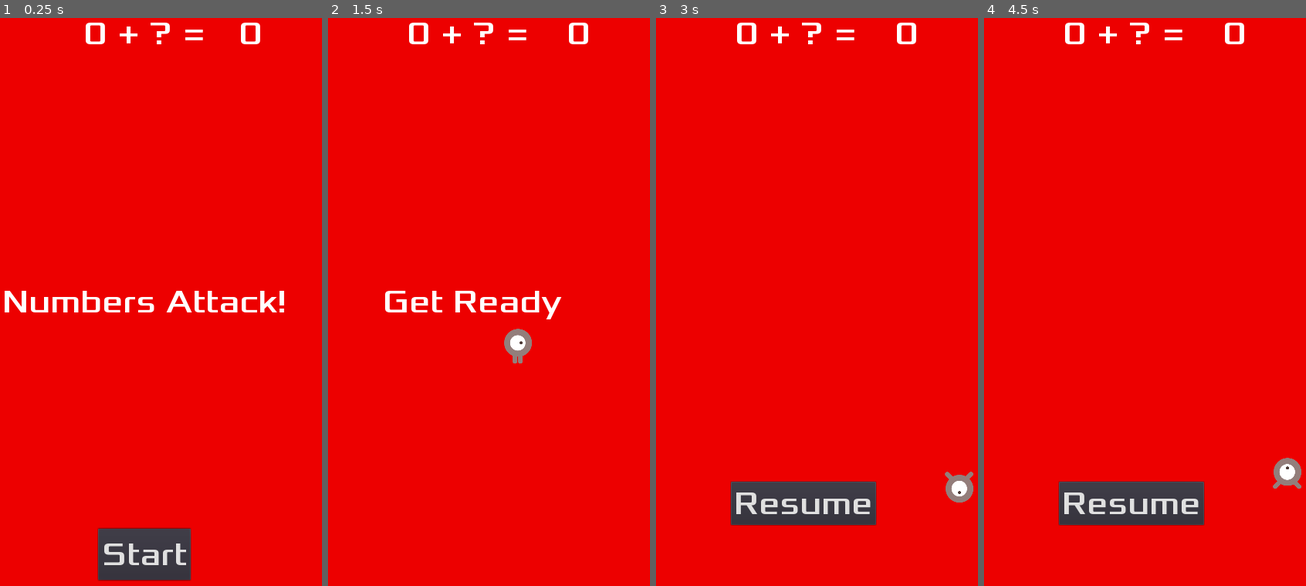
Above: before the commit, frames 1-4 (left to right).
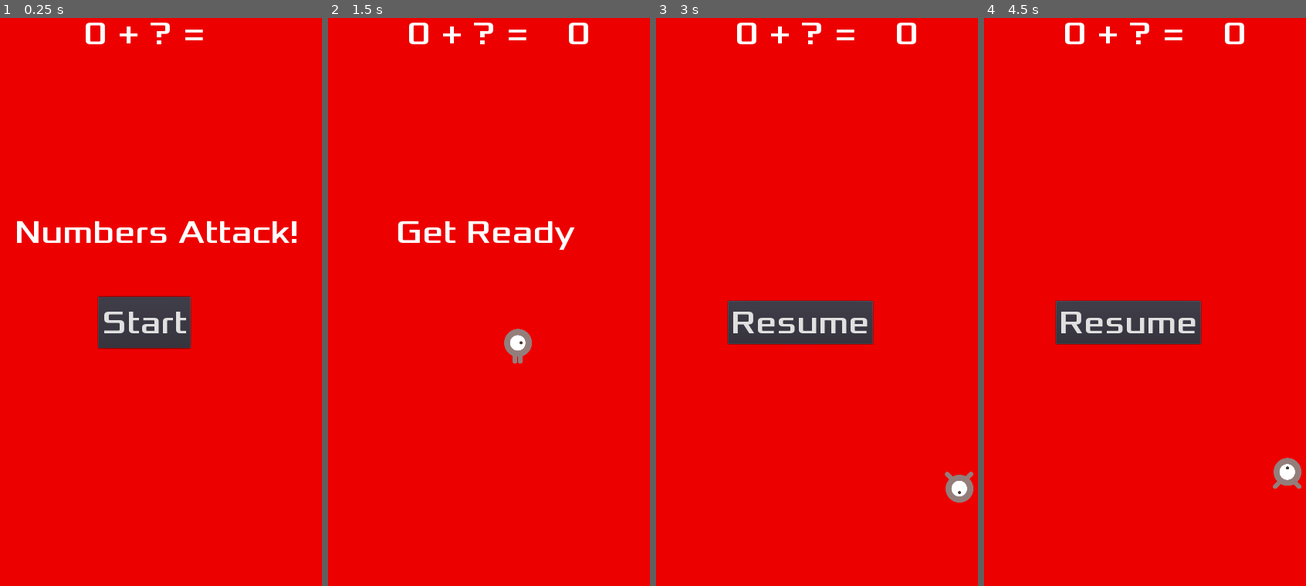
Above: after the commit, the same moments.

Repository: acs/numbers_attack
Game: Godot game, scene res://Main.tscn
Same seed, same stepped clock (60 frames per second), same inputs: the game is played once before the commit and once after it.
Inputs:
- Up to frame 1 (0.25 s): no input
- Up to frame 2 (1.5 s): click "Start" at 0.5 s; tap Enter at 1.25 s; hold Right (ui_right) from 1.28 s (still down); hold P from 1.28 s (still down)
- Up to frame 3 (3 s): release Right (ui_right) at 2.03 s; release P at 2.03 s; hold Down (ui_down) 2.03-2.78 s; tap P at 2.1 s; hold Right (ui_right) from 2.78 s (still down); hold P from 2.78 s (still down)
- Up to frame 4 (4.5 s): release Right (ui_right) at 3.5 s; release P at 3.5 s; click "Resume" at 3.5 s; tap Space at 4.25 s; hold Up (ui_up) from 4.28 s (still down); tap P at 4.35 s

The runs differ from the first frame. In frame 1, 8.0% of the frame differs, in the area x 1-93%, y 0-100%; in frame 2, 1.8%; in frame 3, 7.2%; in frame 4, 7.2%.

Commit message:
WIP: Add support for all operations

Diff:
--- a/HUD.gd
+++ b/HUD.gd
@@ -26,7 +26,7 @@
 	$Message.show()
 	# Make a one-shot timer and wait for it to finish.
 	yield(get_tree().create_timer(1), "timeout")
-	$StartButton.show()
+	show_buttons()
 
 #func update_score(score):
 #	$ScoreLabel.text = str(score)
@@ -40,14 +40,21 @@
 	if Input.is_key_pressed(KEY_ESCAPE):
 		get_tree().change_scene("res://Main.tscn")
 
-func update_goal(total, max_number):
-	$Operation.text = str(total) + " + ? = "
-	goal_number = round(rand_range(0, max_number))
-	$Goal.text = str(total + goal_number)
+func update_goal(operation, total, max_number):
+	if operation == "add":
+		$Operation.text = str(total) + " + ? = "
+		goal_number = round(rand_range(0, max_number))
+		$Goal.text = str(total + goal_number)
+	elif operation == "subtract":
+		$Operation.text = str(total) + " - ? = "
+		goal_number = round(rand_range(0, max_number))
+		$Goal.text = str(total - goal_number)
 
-func _on_StartButton_pressed():
+func hide_buttons():
 	$StartButton.hide()
-	emit_signal("start_game")
+
+func show_buttons():
+	$StartButton.show()
 
 func _on_MessageTimer_timeout():
 	$Message.hide()
@@ -55,3 +62,7 @@
 func _on_ResumeButton_pressed():
 	$ResumeButton.hide()
 	emit_signal("resume_game")
+
+func _on_StartButton_pressed():
+	hide_buttons()
+	emit_signal("start_game")
--- a/HUD.tscn
+++ b/HUD.tscn
@@ -1,13 +1,9 @@
-[gd_scene load_steps=8 format=2]
+[gd_scene load_steps=7 format=2]
 
 [ext_resource path="res://HUD.gd" type="Script" id=1]
 [ext_resource path="res://dodge_assets/fonts/Xolonium-Regular.ttf" type="DynamicFontData" id=2]
 
 [sub_resource type="DynamicFont" id=1]
-size = 64
-font_data = ExtResource( 2 )
-
-[sub_resource type="DynamicFont" id=2]
 size = 64
 font_data = ExtResource( 2 )
 
@@ -42,9 +38,11 @@
 anchor_top = 0.5
 anchor_right = 1.0
 anchor_bottom = 0.5
-margin_top = -79.5
-margin_bottom = 79.5
-custom_fonts/font = SubResource( 2 )
+margin_left = 25.4561
+margin_top = -215.265
+margin_right = 25.4561
+margin_bottom = -56.2647
+custom_fonts/font = SubResource( 3 )
 text = "Numbers Attack!"
 align = 1
 autowrap = true
@@ -52,27 +50,16 @@
 "_edit_use_anchors_": false
 }
 
-[node name="StartButton" type="Button" parent="."]
+[node name="ResumeButton" type="Button" parent="."]
+visible = false
 anchor_left = 0.5
-anchor_top = 1.0
+anchor_top = 0.5
 anchor_right = 0.5
-anchor_bottom = 1.0
-margin_left = -90.0
-margin_top = -200.0
-margin_right = 90.0
-margin_bottom = -100.0
-custom_fonts/font = SubResource( 3 )
-shortcut = SubResource( 5 )
-text = "Start"
-__meta__ = {
-"_edit_use_anchors_": false
-}
-
-[node name="ResumeButton" type="Button" parent="."]
-margin_left = 214.745
-margin_top = 909.49
-margin_right = 496.745
-margin_bottom = 993.49
+anchor_bottom = 0.5
+margin_left = -141.0
+margin_top = -42.0
+margin_right = 141.0
+margin_bottom = 42.0
 custom_fonts/font = SubResource( 3 )
 text = "Resume"
 __meta__ = {
@@ -88,11 +75,26 @@
 anchor_right = 1.0
 margin_left = -167.0
 margin_bottom = 78.0
-custom_fonts/font = SubResource( 2 )
-text = "0"
+custom_fonts/font = SubResource( 1 )
 __meta__ = {
 "_edit_use_anchors_": false
 }
-[connection signal="pressed" from="StartButton" to="." method="_on_StartButton_pressed"]
+
+[node name="StartButton" type="Button" parent="."]
+anchor_left = 0.5
+anchor_top = 0.5
+anchor_right = 0.5
+anchor_bottom = 0.5
+margin_left = -90.0
+margin_top = -50.0
+margin_right = 90.0
+margin_bottom = 50.0
+custom_fonts/font = SubResource( 3 )
+shortcut = SubResource( 5 )
+text = "Start"
+__meta__ = {
+"_edit_use_anchors_": false
+}
 [connection signal="pressed" from="ResumeButton" to="." method="_on_ResumeButton_pressed"]
 [connection signal="timeout" from="MessageTimer" to="." method="_on_MessageTimer_timeout"]
+[connection signal="pressed" from="StartButton" to="." method="_on_StartButton_pressed"]
--- a/Main.gd
+++ b/Main.gd
@@ -3,6 +3,7 @@
 export (PackedScene) var Number
 export (PackedScene) var Mob
 
+var operation  # operation for the game: add, subtract, multiply, divide
 var score
 var total
 
@@ -10,7 +11,7 @@
 
 func _ready():
 	randomize()
-	# new_game()
+
 
 func game_over():
 	$ScoreTimer.stop()
@@ -27,18 +28,32 @@
 	$Music.stop()
 	$DeathSound.play()
 
+func check_operation():
+	if operation == "add":
+		check_sum()
+	elif operation == "subtract":
+		check_subtract()
+
 func check_sum():
-	if int($HUD/Goal.text) != $Player.total_sum:
+	if int($HUD/Goal.text) != $Player.total_add:
 		game_over()
 	else:
-		$HUD.update_goal($Player.total_sum, MAX_NUMBER)
+		$HUD.update_goal(operation, $Player.total_add, MAX_NUMBER)
 		$Player.last_hit_number.queue_free()
 
-func new_game():
+func check_subtract():
+	if int($HUD/Goal.text) != $Player.total_subtract:
+		game_over()
+	else:
+		$HUD.update_goal(operation, $Player.total_subtract, MAX_NUMBER)
+		$Player.last_hit_number.queue_free()
+
+func new_game(op="add"):
+	operation = op
 	score = 0
 	total = 0
 	# $HUD.update_score(score)
-	$HUD.update_goal(total, MAX_NUMBER)
+	$HUD.update_goal(operation, total, MAX_NUMBER)
 	$HUD.show_message("Get Ready")
 	$Player.start($StartPosition.position)
 	$StartTimer.start()
@@ -97,3 +112,15 @@
 
 func _on_HUD_resume_game():
 	get_tree().paused = false
+
+func _on_HUD_start_game_add():
+	new_game("add")
+
+func _on_HUD_start_game_subtract():
+	new_game("subtract")
+
+func _on_HUD_start_game_multiply():
+	new_game("multiply")
+
+func _on_HUD_start_game_divide():
+	new_game("divide")
--- a/Main.tscn
+++ b/Main.tscn
@@ -66,7 +66,7 @@
 [node name="MobSpawnLocation" type="PathFollow2D" parent="MobPath"]
 position = Vector2( 8, 8 )
 rotation = -1.22007e-07
-[connection signal="hit" from="Player" to="." method="check_sum"]
+[connection signal="hit" from="Player" to="." method="check_operation"]
 [connection signal="hit_mob" from="Player" to="." method="game_over"]
 [connection signal="timeout" from="MobTimer" to="." method="_on_MobTimer_timeout"]
 [connection signal="timeout" from="NumberTimer" to="." method="_on_NumberTimer_timeout"]
--- a/Player.gd
+++ b/Player.gd
@@ -5,7 +5,8 @@
 
 export var speed = 400  # How fast the player will move (pixels/sec).
 var screen_size  # Size of the game window.
-var total_sum  # Total sum for collected numbers
+var total_add  # Total sum for collected numbers
+var total_subtract  # Total sum for collected numbers
 var last_hit_number  # last number hit
 
 # Called when the node enters the scene tree for the first time.
@@ -48,7 +49,8 @@
 func _on_Player_body_entered(body):
 	last_hit_number = body
 	if body.get_type() == "number":
-		total_sum += int(body.get_number())
+		total_add += int(body.get_number())
+		total_subtract -= int(body.get_number())
 		emit_signal("hit")
 	else:
 		hide()
@@ -56,7 +58,8 @@
 		emit_signal("hit_mob")
 
 func start(pos):
-	total_sum = 0
+	total_add = 0
+	total_subtract = 0
 	position = pos
 	show()
 	$CollisionShape2D.disabled = false
